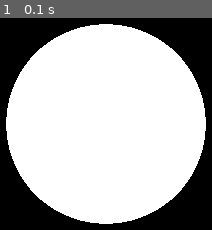
Above: before the commit, frame 1.
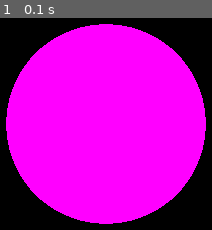
Above: after the commit, the same moment.

Repository: kr1st0fferson/love2d-game
Game: LÖVE game, started from main.lua
The game is run twice, just before and just after one commit, with the same random seed, the same clock (stepped at 60 frames per second) and the same inputs.
Inputs:
- Up to frame 1 (0.1 s): no input

The runs differ from the first frame. In frame 1, 70% of the frame differs, in the area x 2-98%, y 2-98%.

Commit message:
made a pink circle, wanna turn it into eyes

Diff:
--- a/main.lua
+++ b/main.lua
@@ -1,5 +1,5 @@
 function love.load()
-    --[[ coordinates of circle ]]
+
 
 end
 
@@ -8,5 +8,6 @@
 end
 
 function love.draw()
+    love.graphics.setColor(1,0,1)
     love.graphics.circle("fill", 300, 300, 100)
 end
